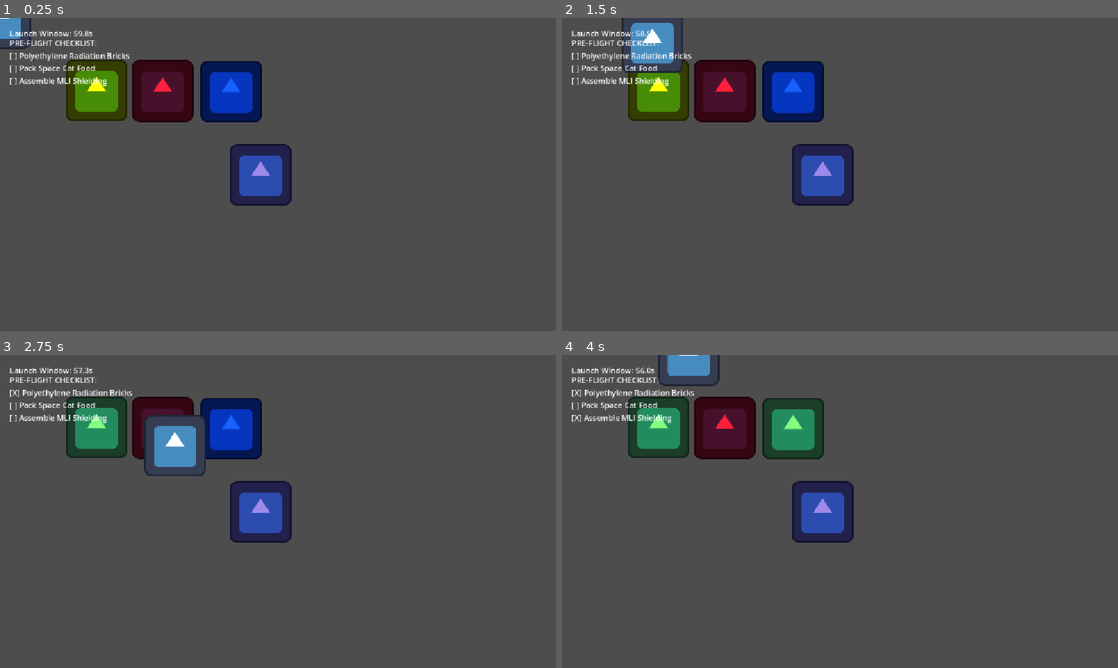
Above: before the commit, frames 1-4 (two rows, left to right).
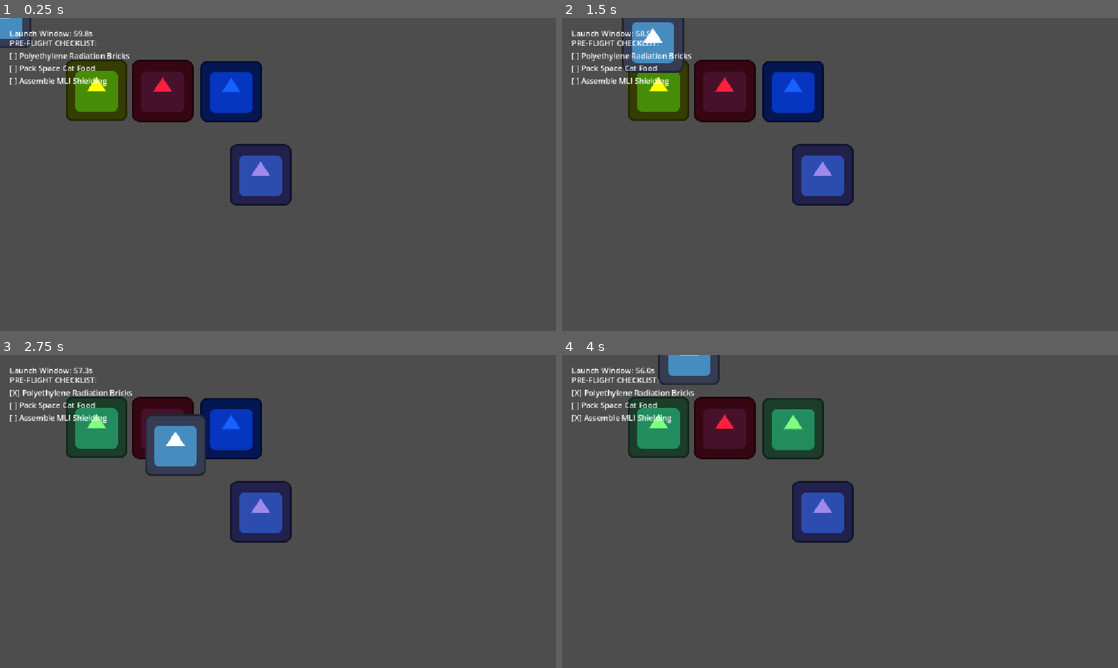
Above: after the commit, the same moments.

Repository: duha-oruc/astromeow
Game: Godot game, scene res://Main.tscn
Same seed, same stepped clock (60 frames per second), same inputs: the game is played once before the commit and once after it. The engine's default icon, where the game draws it, is replaced by a stand-in: a white triangle on a blue panel in a dark square.
Inputs:
- Up to frame 1 (0.25 s): no input
- Up to frame 2 (1.5 s): tap Enter at 0.5 s; hold Right (ui_right) 0.53-1.28 s; hold E (interact) 0.53-1.28 s; hold Down (ui_down) from 1.28 s (still down); tap E (interact) at 1.35 s
- Up to frame 3 (2.75 s): release Down (ui_down) at 2.03 s; hold Right (ui_right) from 2.03 s (still down); hold E (interact) from 2.03 s (still down)
- Up to frame 4 (4 s): release Right (ui_right) at 2.78 s; release E (interact) at 2.78 s; hold Up (ui_up) 2.78-3.53 s; tap E (interact) at 2.85 s; hold Left (ui_left) from 3.53 s (still down); hold E (interact) from 3.53 s (still down)

The runs differ from the first frame. In frame 1, less than 0.1% of the frame differs, in the area x 0-5%, y 0-10%; in frame 2, 0.1%, in the area x 10-22%, y 0-18%; in frame 3, 0.1%; in frame 4, less than 0.1%.

Commit message:
fix cockpit and moon

Diff:
--- a/CockpitConsole.gd
+++ b/CockpitConsole.gd
@@ -1,13 +1,13 @@
 extends Area2D
 
-func _ready() -> void:
-	body_entered.connect(func(b): if b.name == "CatPlayer": b.nearby_interactable = self)
-	body_exited.connect(func(b): if b.name == "CatPlayer": b.nearby_interactable = null)
-
-func interact() -> void:
-	if GameManager.all_tasks_done():
-		GameManager.current_phase = "MOON"
-		GameManager.is_timer_running = false
-		get_tree().current_scene.load_moon_surface()
-	else:
-		print("Meow! Finish all pre-flight preparations first!")
+func _process(_delta: float) -> void:
+	if Input.is_action_just_pressed("interact"):
+		var player = get_parent().get_node_or_null("CatPlayer")
+		if player and global_position.distance_to(player.global_position) < 120.0:
+			if GameManager.all_tasks_done():
+				GameManager.current_phase = "MOON"
+				GameManager.is_timer_running = false
+				GameManager.emit_signal("stats_updated")
+				get_tree().current_scene.load_moon_surface()
+			else:
+				print("Meow! Finish all pre-flight preparations first!")
--- a/MoonSurface.tscn
+++ b/MoonSurface.tscn
@@ -5,7 +5,7 @@
 [ext_resource type="Texture2D" uid="uid://c2hpp8wf0jslp" path="res://icon.svg" id="3_pc3p3"]
 
 [sub_resource type="CircleShape2D" id="CircleShape2D_vki55"]
-radius = 23.0
+radius = 26.0
 
 [node name="MoonSurface" type="Node2D" unique_id=214586296]
 
@@ -13,12 +13,62 @@
 script = ExtResource("2_ss2c7")
 
 [node name="Sprite2D" type="Sprite2D" parent="BasaltRock" unique_id=1133273763]
-position = Vector2(172, 0)
+position = Vector2(441, 241)
 scale = Vector2(0.375, 0.359375)
 texture = ExtResource("3_pc3p3")
 
 [node name="CollisionShape2D" type="CollisionShape2D" parent="BasaltRock" unique_id=35596143]
-position = Vector2(172, 0)
+position = Vector2(441, 241)
+shape = SubResource("CircleShape2D_vki55")
+
+[node name="BasaltRock2" type="Area2D" parent="." unique_id=1900899927]
+script = ExtResource("2_ss2c7")
+
+[node name="Sprite2D" type="Sprite2D" parent="BasaltRock2" unique_id=603521449]
+position = Vector2(527, 155)
+scale = Vector2(0.375, 0.359375)
+texture = ExtResource("3_pc3p3")
+
+[node name="CollisionShape2D" type="CollisionShape2D" parent="BasaltRock2" unique_id=610647723]
+position = Vector2(528, 156)
+shape = SubResource("CircleShape2D_vki55")
+
+[node name="BasaltRock3" type="Area2D" parent="." unique_id=228162571]
+script = ExtResource("2_ss2c7")
+
+[node name="Sprite2D" type="Sprite2D" parent="BasaltRock3" unique_id=385191276]
+position = Vector2(186, 431)
+scale = Vector2(0.375, 0.359375)
+texture = ExtResource("3_pc3p3")
+
+[node name="CollisionShape2D" type="CollisionShape2D" parent="BasaltRock3" unique_id=465817234]
+position = Vector2(186, 431)
+shape = SubResource("CircleShape2D_vki55")
+
+[node name="Anarthosi" type="Area2D" parent="." unique_id=1657719201]
+script = ExtResource("2_ss2c7")
+rock_type = "Anorthosite"
+
+[node name="Sprite2D" type="Sprite2D" parent="Anarthosi" unique_id=1015397858]
+position = Vector2(41, 129)
+scale = Vector2(0.375, 0.359375)
+texture = ExtResource("3_pc3p3")
+
+[node name="CollisionShape2D" type="CollisionShape2D" parent="Anarthosi" unique_id=448294892]
+position = Vector2(41, 128)
+shape = SubResource("CircleShape2D_vki55")
+
+[node name="Anarthosite" type="Area2D" parent="." unique_id=1472356814]
+script = ExtResource("2_ss2c7")
+rock_type = "Anorthosite"
+
+[node name="Sprite2D" type="Sprite2D" parent="Anarthosite" unique_id=867198033]
+position = Vector2(613, 360)
+scale = Vector2(0.375, 0.359375)
+texture = ExtResource("3_pc3p3")
+
+[node name="CollisionShape2D" type="CollisionShape2D" parent="Anarthosite" unique_id=472274994]
+position = Vector2(613, 361)
 shape = SubResource("CircleShape2D_vki55")
 
 [node name="CatPlayer" parent="." unique_id=1714807404 instance=ExtResource("1_8ysln")]
--- a/ShipInterior.tscn
+++ b/ShipInterior.tscn
@@ -60,7 +60,8 @@
 
 [node name="CollisionShape2D" type="CollisionShape2D" parent="CockpitConsole" unique_id=1875107066]
 top_level = true
-position = Vector2(540, 325.5)
+position = Vector2(539, 325)
 shape = SubResource("RectangleShape2D_ehyl8")
 
 [node name="CatPlayer" parent="." unique_id=1714807404 instance=ExtResource("1_ii3wf")]
+position = Vector2(1, -1)
